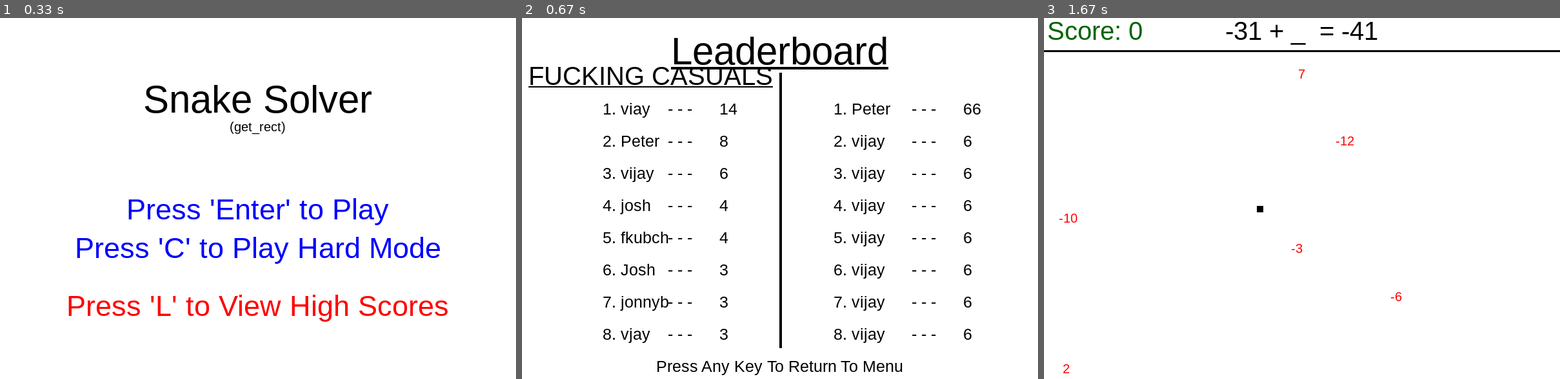
Above: before the commit, frames 1-3 (left to right).
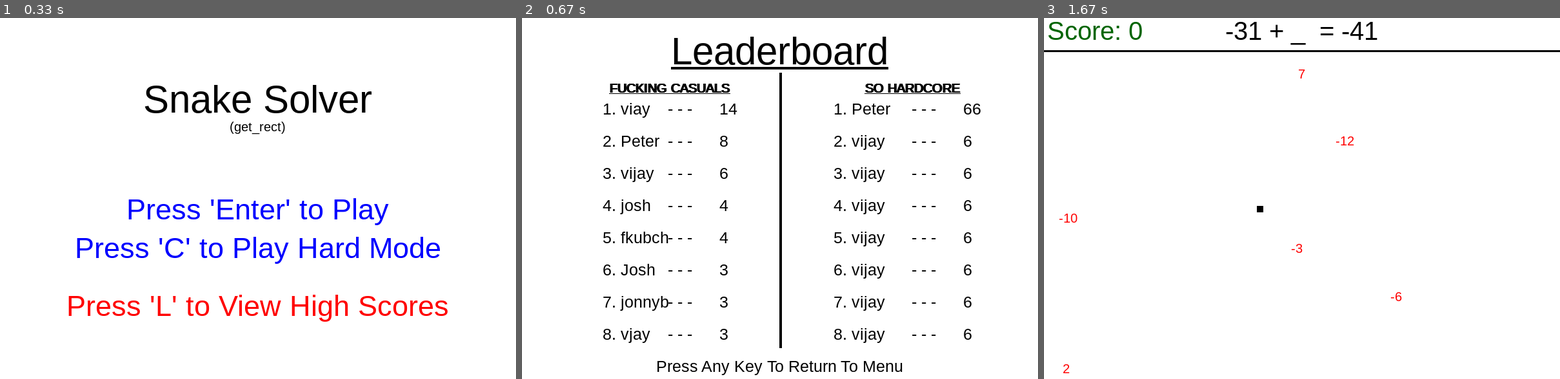
Above: after the commit, the same moments.

Repository: texascloud/gamejam
Game: pygame game, started from menu.py
Same seed, same stepped clock (60 frames per second), same inputs: the game is played once before the commit and once after it.
Inputs:
- Up to frame 1 (0.33 s): no input
- Up to frame 2 (0.67 s): tap L at 0.33 s
- Up to frame 3 (1.67 s): hold Right 0.67-1.13 s; tap Enter at 1.5 s

Frame 1 is identical in both runs. In frame 2, 1.6% of the frame differs, in the area x 1-85%, y 13-22%; in frame 3, nothing differs.

Commit message:
Leaderboard display done

Diff:
--- a/leaderboard.py
+++ b/leaderboard.py
@@ -68,11 +68,17 @@
 		screen.blit(returnFontText, [width/2-(returnFontText_rect.w/2),height-65])
 
 		#########CASUAL#########
-		subTitleFont = pygame.font.SysFont('Arial', 40)
+		subTitleFont = pygame.font.SysFont('Arial', 20)
 		subTitleFont.set_underline(True)
+		subTitleFont.set_bold(True)
 		casualText = subTitleFont.render("FUCKING CASUALS", True, black)
 		casualText_rect = casualText.get_rect()
-		screen.blit(casualText, [width/4-(casualText_rect.w/2),height/8])
+		screen.blit(casualText, [width/4-(casualText_rect.w/2)+ 29,height/8+30])
+
+		#########HARDCORE#########
+		casualText = subTitleFont.render("SO HARDCORE", True, black)
+		casualText_rect = casualText.get_rect()
+		screen.blit(casualText, [width-(casualText_rect.w)- 120,height/8+30])
 
 		#########SCORES#########
 		pygame.draw.line(screen, black, (width/2, 93), (width/2, height-80), 4)
